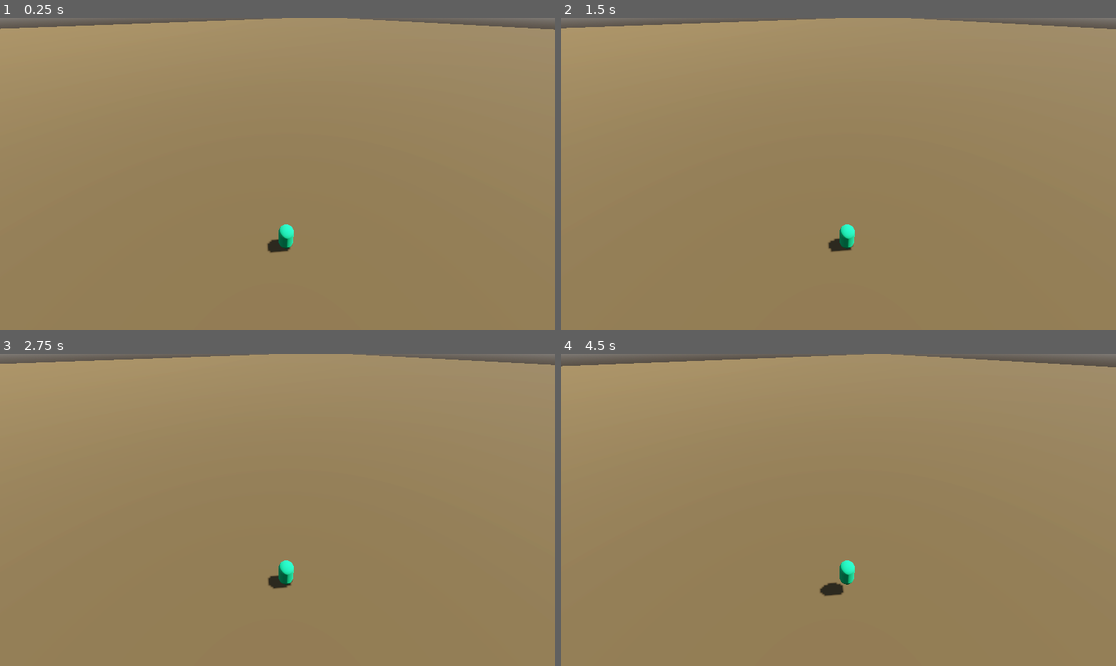
Above: before the commit, frames 1-4 (two rows, left to right).
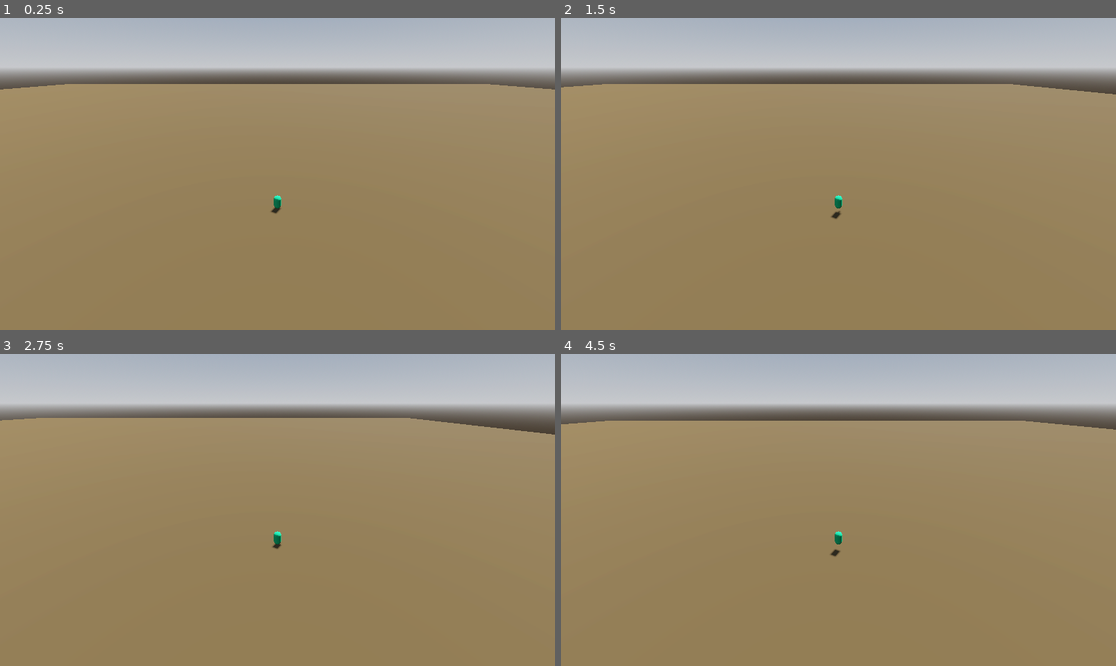
Above: after the commit, the same moments.

Repository: lscrocha1/swarmsurvivors
Game: Godot game, scene res://scenes/world.tscn
Same seed, same stepped clock (60 frames per second), same inputs: the game is played once before the commit and once after it.
Inputs:
- Up to frame 1 (0.25 s): no input
- Up to frame 2 (1.5 s): tap Enter (ui_accept) at 0.5, 0.6 s; hold Right (ui_right) 0.53-1.28 s; tap Space (jump, bound only after the commit) at 0.77, 0.8, 1.07, 1.35 s; hold Down (ui_down) from 1.28 s (still down)
- Up to frame 3 (2.75 s): tap Space (jump, bound only after the commit) at 1.52, 1.82, 2.3 s; tap Enter (ui_accept) at 1.55, 2.1 s; release Down (ui_down) at 2.03 s; hold Right (ui_right) from 2.03 s (still down)
- Up to frame 4 (4.5 s): release Right (ui_right) at 2.78 s; hold Up (ui_up) 2.78-3.53 s; tap Enter (ui_accept) at 2.85, 4.35 s; tap Space (jump, bound only after the commit) at 3.02, 3.32, 3.6, 3.77, 4.07 s; hold Left (ui_left) from 3.53 s (still down)

The runs differ from the first frame. In frame 1, 22% of the frame differs, in the area x 0-100%, y 0-76%; in frame 2, 22%; in frame 3, 22%; in frame 4, 22%, in the area x 0-100%, y 0-78%.

Commit message:
makes enemy follow player

Diff:
--- a/project.godot
+++ b/project.godot
@@ -14,3 +14,35 @@
 run/main_scene="res://scenes/world.tscn"
 config/features=PackedStringArray("4.3", "Forward Plus")
 config/icon="res://icon.svg"
+
+[input]
+
+up={
+"deadzone": 0.5,
+"events": [Object(InputEventKey,"resource_local_to_scene":false,"resource_name":"","device":-1,"window_id":0,"alt_pressed":false,"shift_pressed":false,"ctrl_pressed":false,"meta_pressed":false,"pressed":false,"keycode":0,"physical_keycode":87,"key_label":0,"unicode":119,"location":0,"echo":false,"script":null)
+, Object(InputEventKey,"resource_local_to_scene":false,"resource_name":"","device":-1,"window_id":0,"alt_pressed":false,"shift_pressed":false,"ctrl_pressed":false,"meta_pressed":false,"pressed":false,"keycode":0,"physical_keycode":4194320,"key_label":0,"unicode":0,"location":0,"echo":false,"script":null)
+]
+}
+left={
+"deadzone": 0.5,
+"events": [Object(InputEventKey,"resource_local_to_scene":false,"resource_name":"","device":-1,"window_id":0,"alt_pressed":false,"shift_pressed":false,"ctrl_pressed":false,"meta_pressed":false,"pressed":false,"keycode":0,"physical_keycode":65,"key_label":0,"unicode":97,"location":0,"echo":false,"script":null)
+, Object(InputEventKey,"resource_local_to_scene":false,"resource_name":"","device":-1,"window_id":0,"alt_pressed":false,"shift_pressed":false,"ctrl_pressed":false,"meta_pressed":false,"pressed":false,"keycode":0,"physical_keycode":4194319,"key_label":0,"unicode":0,"location":0,"echo":false,"script":null)
+]
+}
+right={
+"deadzone": 0.5,
+"events": [Object(InputEventKey,"resource_local_to_scene":false,"resource_name":"","device":-1,"window_id":0,"alt_pressed":false,"shift_pressed":false,"ctrl_pressed":false,"meta_pressed":false,"pressed":false,"keycode":0,"physical_keycode":4194321,"key_label":0,"unicode":0,"location":0,"echo":false,"script":null)
+, Object(InputEventKey,"resource_local_to_scene":false,"resource_name":"","device":-1,"window_id":0,"alt_pressed":false,"shift_pressed":false,"ctrl_pressed":false,"meta_pressed":false,"pressed":false,"keycode":0,"physical_keycode":68,"key_label":0,"unicode":100,"location":0,"echo":false,"script":null)
+]
+}
+down={
+"deadzone": 0.5,
+"events": [Object(InputEventKey,"resource_local_to_scene":false,"resource_name":"","device":-1,"window_id":0,"alt_pressed":false,"shift_pressed":false,"ctrl_pressed":false,"meta_pressed":false,"pressed":false,"keycode":0,"physical_keycode":4194322,"key_label":0,"unicode":0,"location":0,"echo":false,"script":null)
+, Object(InputEventKey,"resource_local_to_scene":false,"resource_name":"","device":-1,"window_id":0,"alt_pressed":false,"shift_pressed":false,"ctrl_pressed":false,"meta_pressed":false,"pressed":false,"keycode":0,"physical_keycode":83,"key_label":0,"unicode":115,"location":0,"echo":false,"script":null)
+]
+}
+jump={
+"deadzone": 0.5,
+"events": [Object(InputEventKey,"resource_local_to_scene":false,"resource_name":"","device":-1,"window_id":0,"alt_pressed":false,"shift_pressed":false,"ctrl_pressed":false,"meta_pressed":false,"pressed":false,"keycode":0,"physical_keycode":32,"key_label":0,"unicode":32,"location":0,"echo":false,"script":null)
+]
+}
--- a/scenes/enemy.tscn
+++ b/scenes/enemy.tscn
@@ -1,8 +1,20 @@
-[gd_scene load_steps=2 format=3 uid="uid://djs6n1tduqryb"]
+[gd_scene load_steps=5 format=3 uid="uid://djs6n1tduqryb"]
+
+[ext_resource type="Script" path="res://scripts/enemy.gd" id="1_t23se"]
+
+[sub_resource type="StandardMaterial3D" id="StandardMaterial3D_a58ph"]
+albedo_color = Color(0.575237, 0, 0.109157, 1)
 
 [sub_resource type="CapsuleMesh" id="CapsuleMesh_aysqn"]
+material = SubResource("StandardMaterial3D_a58ph")
+
+[sub_resource type="CapsuleShape3D" id="CapsuleShape3D_g45mf"]
 
 [node name="Enemy" type="CharacterBody3D"]
+script = ExtResource("1_t23se")
 
 [node name="MeshInstance3D" type="MeshInstance3D" parent="."]
 mesh = SubResource("CapsuleMesh_aysqn")
+
+[node name="CollisionShape3D" type="CollisionShape3D" parent="."]
+shape = SubResource("CapsuleShape3D_g45mf")
--- a/scenes/world.tscn
+++ b/scenes/world.tscn
@@ -1,6 +1,7 @@
-[gd_scene load_steps=8 format=3 uid="uid://cmlqwyjbqu5u"]
+[gd_scene load_steps=9 format=3 uid="uid://cmlqwyjbqu5u"]
 
 [ext_resource type="PackedScene" uid="uid://kjx4sem04asc" path="res://scenes/player.tscn" id="1_ea166"]
+[ext_resource type="PackedScene" uid="uid://djs6n1tduqryb" path="res://scenes/enemy.tscn" id="2_cc7oi"]
 
 [sub_resource type="ProceduralSkyMaterial" id="ProceduralSkyMaterial_op72b"]
 sky_horizon_color = Color(0.64625, 0.65575, 0.67075, 1)
@@ -43,7 +44,11 @@
 shape = SubResource("ConcavePolygonShape3D_sqbq1")
 
 [node name="Player" parent="." instance=ExtResource("1_ea166")]
+unique_name_in_owner = true
 transform = Transform3D(1, 0, 0, 0, 1, 0, 0, 0, 1, 0, 1.3839, -2.15374)
 
 [node name="Camera3D" type="Camera3D" parent="Player"]
-transform = Transform3D(0.574934, -0.523782, 0.628573, 0, 0.768239, 0.640163, -0.8182, -0.368052, 0.441687, 6.063, 11.9962, 4.96219)
+transform = Transform3D(1, 0, 0, 0, 0.885337, 0.46495, 0, -0.46495, 0.885337, 0, 16.681, 23.3173)
+
+[node name="Enemy" parent="." instance=ExtResource("2_cc7oi")]
+transform = Transform3D(1, 0, 0, 0, 1, 0, 0, 0, 1, -50.9587, 2.50539, 0)
--- a/scripts/player.gd
+++ b/scripts/player.gd
@@ -1,9 +1,9 @@
 extends CharacterBody3D
 
+class_name Player
 
-const SPEED = 5.0
+const SPEED = 50.0
 const JUMP_VELOCITY = 4.5
-
 
 func _physics_process(delta: float) -> void:
 	# Add the gravity.
@@ -11,12 +11,12 @@
 		velocity += get_gravity() * delta
 
 	# Handle jump.
-	if Input.is_action_just_pressed("ui_accept") and is_on_floor():
+	if Input.is_action_just_pressed("jump") and is_on_floor():
 		velocity.y = JUMP_VELOCITY
 
 	# Get the input direction and handle the movement/deceleration.
 	# As good practice, you should replace UI actions with custom gameplay actions.
-	var input_dir := Input.get_vector("ui_left", "ui_right", "ui_up", "ui_down")
+	var input_dir := Input.get_vector("left", "right", "up", "down")
 	var direction := (transform.basis * Vector3(input_dir.x, 0, input_dir.y)).normalized()
 	if direction:
 		velocity.x = direction.x * SPEED
